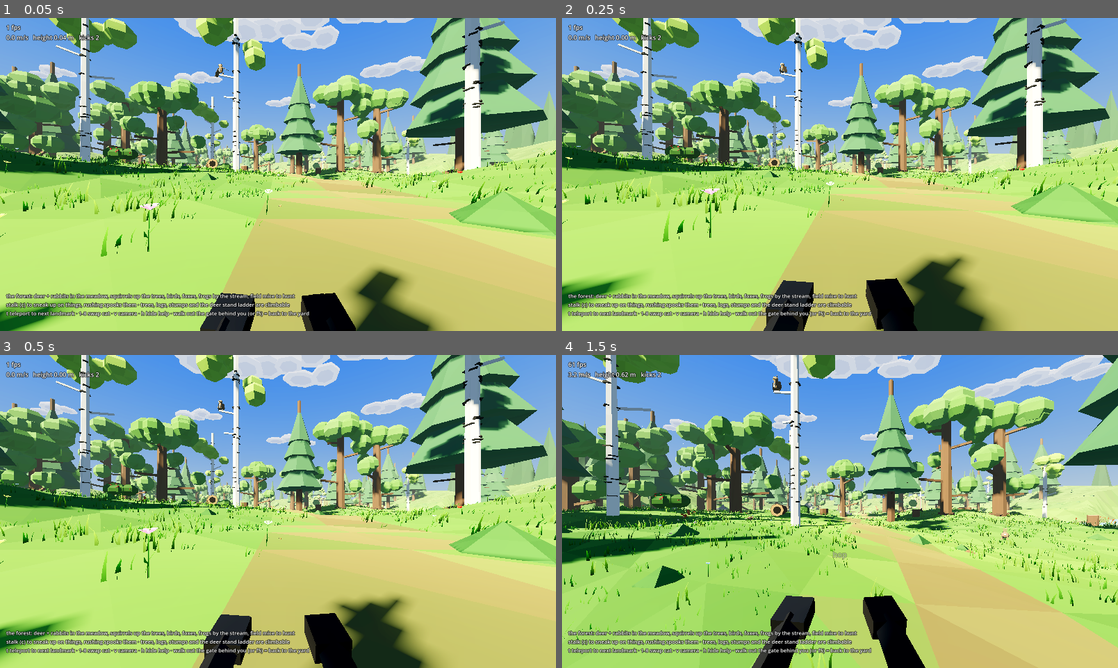
Above: before the commit, frames 1-4 (two rows, left to right).
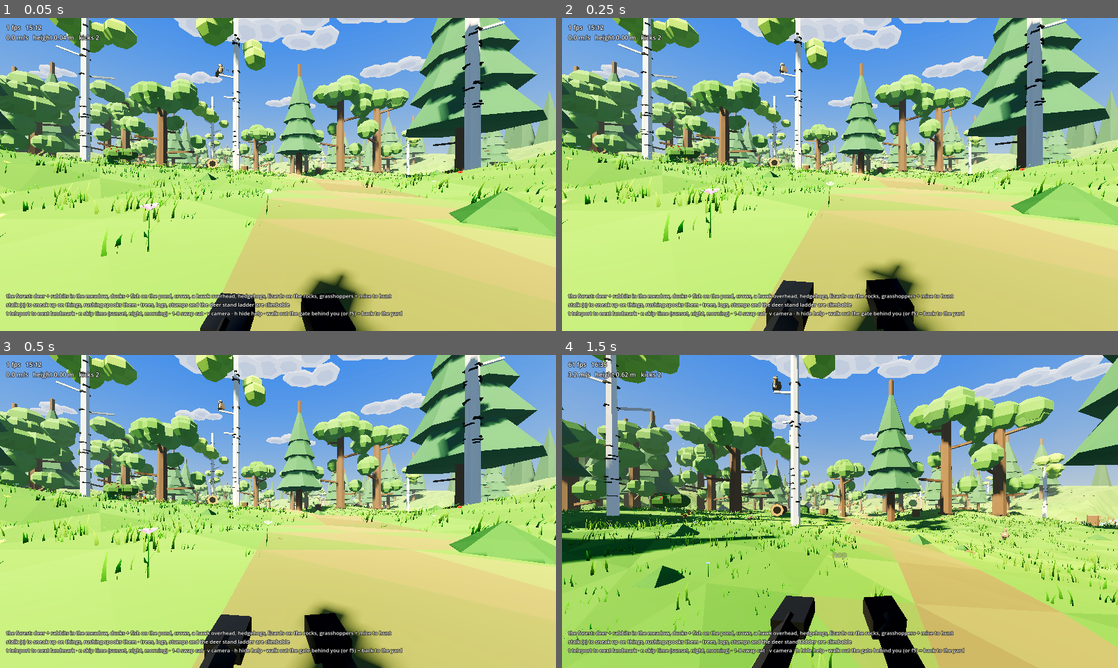
Above: after the commit, the same moments.

Repository: ArthurJClack/catgame
Game: Godot game, scene res://forest.tscn
The game is run twice, just before and just after one commit, with the same random seed, the same clock (stepped at 60 frames per second) and the same inputs. This scene is started directly instead of the project's main scene.
Inputs (mouse positions are in pixels of both pictures, inside the frame that each line leads up to):
- Up to frame 1 (0.05 s): no input
- Up to frame 2 (0.25 s): no input
- Up to frame 3 (0.5 s): no input
- Up to frame 4 (1.5 s): tap Enter at 0.5 s; move the mouse to (867, 511) at 0.52 s; hold F 0.53-1.28 s; hold W from 0.53 s (still down); tap N at 0.6 s; click (867, 511) at 0.67 s; tap Space at 0.77, 1.07 s; move the mouse to (812, 511) at 1.27 s; tap F at 1.35 s

The runs differ from the first frame. In frame 1, 12% of the frame differs, in the area x 0-100%, y 0-100%; in frame 2, 13%; in frame 3, 12%; in frame 4, 1.8%.

Commit message:
round 3: time of day cycle, night life (fireflies, moths, owls, bats), roosting birds
Co-Authored-By: Claude Fable 5.2 <noreply@anthropic.com>
Claude-Session: https://claude.ai/code/session_01UDbNaJuv8ak6NRk5ww9SuW

Diff:
--- a/scripts/atmos.gd
+++ b/scripts/atmos.gd
@@ -45,21 +45,23 @@
 
 ## time of day keyframes: hour, sky top, horizon, sun colour, sun energy, ambient colour, ambient energy, fog colour, stars
 const KEYS := [
-	[0.0, Color(0.012, 0.02, 0.055), Color(0.04, 0.06, 0.11), Color(0.55, 0.65, 1.0), 0.22, Color(0.22, 0.3, 0.5), 0.3, Color(0.04, 0.06, 0.1), 1.0],
-	[4.6, Color(0.02, 0.03, 0.08), Color(0.07, 0.09, 0.15), Color(0.55, 0.65, 1.0), 0.22, Color(0.22, 0.3, 0.5), 0.3, Color(0.05, 0.07, 0.12), 1.0],
+	[0.0, Color(0.012, 0.02, 0.055), Color(0.04, 0.06, 0.11), Color(0.55, 0.65, 1.0), 0.22, Color(0.24, 0.33, 0.55), 0.42, Color(0.04, 0.06, 0.1), 1.0],
+	[4.6, Color(0.02, 0.03, 0.08), Color(0.07, 0.09, 0.15), Color(0.55, 0.65, 1.0), 0.22, Color(0.24, 0.33, 0.55), 0.42, Color(0.05, 0.07, 0.12), 1.0],
 	[6.0, Color(0.2, 0.3, 0.55), Color(0.95, 0.6, 0.4), Color(1.0, 0.55, 0.3), 0.7, Color(0.5, 0.5, 0.62), 0.34, Color(0.75, 0.6, 0.55), 0.15],
 	[7.5, Color(0.25, 0.45, 0.8), Color(0.85, 0.8, 0.7), Color(1.0, 0.8, 0.58), 1.5, Color(0.56, 0.66, 0.78), 0.33, Color(0.78, 0.8, 0.76), 0.0],
 	[12.0, Color(0.17, 0.4, 0.82), Color(0.68, 0.8, 0.88), Color(1.0, 0.95, 0.84), 1.9, Color(0.55, 0.68, 0.82), 0.36, Color(0.72, 0.82, 0.86), 0.0],
 	[16.5, Color(0.2, 0.42, 0.8), Color(0.78, 0.8, 0.76), Color(1.0, 0.88, 0.66), 1.75, Color(0.56, 0.66, 0.8), 0.34, Color(0.78, 0.8, 0.74), 0.0],
-	[18.6, Color(0.22, 0.32, 0.6), Color(1.0, 0.62, 0.32), Color(1.0, 0.58, 0.26), 1.25, Color(0.62, 0.55, 0.6), 0.36, Color(0.9, 0.66, 0.48), 0.0],
-	[19.6, Color(0.1, 0.14, 0.36), Color(0.8, 0.38, 0.3), Color(1.0, 0.42, 0.25), 0.35, Color(0.4, 0.42, 0.62), 0.32, Color(0.42, 0.34, 0.42), 0.35],
-	[20.6, Color(0.02, 0.035, 0.1), Color(0.1, 0.11, 0.2), Color(0.55, 0.65, 1.0), 0.2, Color(0.24, 0.32, 0.52), 0.3, Color(0.06, 0.08, 0.14), 1.0],
-	[24.0, Color(0.012, 0.02, 0.055), Color(0.04, 0.06, 0.11), Color(0.55, 0.65, 1.0), 0.22, Color(0.22, 0.3, 0.5), 0.3, Color(0.04, 0.06, 0.1), 1.0],
+	[18.6, Color(0.22, 0.32, 0.6), Color(1.0, 0.62, 0.32), Color(1.0, 0.58, 0.26), 1.25, Color(0.66, 0.58, 0.6), 0.44, Color(0.9, 0.66, 0.48), 0.0],
+	[19.6, Color(0.1, 0.14, 0.36), Color(0.8, 0.38, 0.3), Color(1.0, 0.42, 0.25), 0.35, Color(0.6, 0.48, 0.6), 0.5, Color(0.42, 0.34, 0.42), 0.35],
+	[20.6, Color(0.02, 0.035, 0.1), Color(0.1, 0.11, 0.2), Color(0.55, 0.65, 1.0), 0.2, Color(0.24, 0.33, 0.55), 0.42, Color(0.06, 0.08, 0.14), 1.0],
+	[24.0, Color(0.012, 0.02, 0.055), Color(0.04, 0.06, 0.11), Color(0.55, 0.65, 1.0), 0.22, Color(0.24, 0.33, 0.55), 0.42, Color(0.04, 0.06, 0.1), 1.0],
 ]
 
 var hour := 15.2
 ## game hours per real second. 0 = frozen
 var day_speed := 0.0
+## hours still to fast-forward (set by a time skip)
+var skip := 0.0
 var env: Environment
 var sun: DirectionalLight3D
 var sky_mat: ShaderMaterial
@@ -248,8 +250,8 @@
 
 
 func _sun_dir() -> Vector3:
-	# sun rises in the east (+x), tops out leaning south (+z), sets west. 6h = horizon
-	var a := (hour - 6.0) / 12.0 * PI
+	# sun rises in the east (+x) at 5:30, tops out leaning south (+z), sets west at 20:00
+	var a := (hour - 5.5) / 14.5 * PI
 	return Vector3(cos(a) * 0.82, sin(a), 0.45 * maxf(sin(a), -0.2) + 0.25).normalized()
 
 
@@ -294,17 +296,23 @@
 	env.fog_light_color = fc
 	env.fog_density = fog_density * (1.0 + (1.0 - daylight()) * 0.8)
 	env.volumetric_fog_density = lerpf(0.003, 0.006, daylight())
-	var cl := Color(0.14, 0.17, 0.26).lerp(Color.WHITE, daylight())
-	# sunset paints the clouds
-	cl = cl.lerp(Color(1.0, 0.72, 0.55), clampf(1.0 - absf(sd.y) / 0.25, 0.0, 1.0) * 0.55 * daylight())
+	# sunset paints the clouds, night leaves them as dark shapes against the stars
+	var low := clampf(1.0 - absf(sd.y - 0.05) / 0.3, 0.0, 1.0)
+	var cl := Color(0.1, 0.12, 0.2).lerp(Color.WHITE.lerp(Color(1.0, 0.66, 0.5), low * 0.75), clampf((sd.y + 0.12) / 0.2, 0.0, 1.0))
 	cloud_mat.albedo_color = cl
 	motes.emitting = daylight() > 0.3
 	(motes.mesh as QuadMesh).material.albedo_color = Color(1.0, 0.97, 0.8) * (0.5 + 0.9 * daylight())
 
 
 func _process(dt: float) -> void:
-	if day_speed != 0.0:
-		hour = fposmod(hour + day_speed * dt, 24.0)
+	if skip > 0.0:
+		# time skip: the sky wheels round quickly instead of jumping
+		var step := minf(skip, dt * 1.6)
+		skip -= step
+		hour = fposmod(hour + step, 24.0)
+	elif day_speed != 0.0:
+		# nights pass twice as fast as days
+		hour = fposmod(hour + day_speed * dt * (2.0 if is_night() else 1.0), 24.0)
 	if absf(hour - _applied) > 0.004:
 		apply_time()
 	for c in clouds:
--- a/scripts/fauna.gd
+++ b/scripts/fauna.gd
@@ -1138,6 +1138,27 @@
 		body.rotation.z = clampf(-vel.cross(Vector3.UP).dot(want - vel) * 0.02, -0.7, 0.7)
 
 
+## day animals at night: songbirds go up to roost and stay there, butterflies tuck away
+static func night_shift(list: Array) -> void:
+	if atmos == null:
+		return
+	var night := atmos.is_night()
+	for c in list:
+		var cr := c as Critter
+		if cr == null or cr.caught:
+			continue
+		if cr.kind == "butterfly":
+			cr.visible = not night
+		elif cr.kind == "bird" and night:
+			if cr.state in ["idle", "peck", "hop"]:
+				cr._hushed = true
+				var a := cr.rng.randf() * TAU
+				cr._fly_to_perch([99.0, 0.0, false, 0.0, Vector3(cos(a), 0, sin(a))])
+				cr._hushed = false
+			elif cr.state == "perched":
+				cr.state_t = maxf(cr.state_t, 6.0)
+
+
 # ------------------------------------------------------------------ spawning
 static func spawn_all(parent: Node3D, sky: Atmos = null) -> Array:
 	atmos = sky
--- a/scripts/forest_main.gd
+++ b/scripts/forest_main.gd
@@ -20,6 +20,7 @@
 var atmos: Atmos
 var water: Water
 var swarms: Array = []
+var _shift_t := 0.0
 
 
 func _ready() -> void:
@@ -81,6 +82,9 @@
 	if hi >= 0:
 		atmos.hour = float(OS.get_cmdline_user_args()[hi + 1])
 		atmos.apply_time()
+	else:
+		# a full day takes about half an hour of play
+		atmos.day_speed = 0.012
 
 
 ## grass, flowers, reeds, the water surface: everything that dresses the bare level
@@ -142,7 +146,7 @@
 	help_label.offset_top = -112
 	help_label.offset_left = 18
 	_style(help_label, 15)
-	help_label.text = "the forest: deer + rabbits in the meadow, squirrels up the trees, birds, foxes, frogs by the stream, field mice to hunt\nstalk (c) to sneak up on things, rushing spooks them · trees, logs, stumps and the deer stand ladder are climbable\nt teleport to next landmark · 1-8 swap cat · v camera · h hide help · walk out the gate behind you (or f5) = back to the yard"
+	help_label.text = "the forest: deer + rabbits in the meadow, ducks + fish on the pond, crows, a hawk overhead, hedgehogs, lizards on the rocks, grasshoppers + mice to hunt\nstalk (c) to sneak up on things, rushing spooks them · trees, logs, stumps and the deer stand ladder are climbable\nt teleport to next landmark · n skip time (sunset, night, morning) · 1-8 swap cat · v camera · h hide help · walk out the gate behind you (or f5) = back to the yard"
 	hud.add_child(help_label)
 	var ch := ColorRect.new()
 	ch.mouse_filter = Control.MOUSE_FILTER_IGNORE
@@ -180,6 +184,11 @@
 			player.last_event_t = 0.0
 		KEY_H:
 			help_label.visible = not help_label.visible
+		KEY_N:
+			# skip ahead: afternoon -> sunset -> night -> morning
+			atmos.skip = 3.0
+			player.last_event = "time passes..."
+			player.last_event_t = 0.0
 		KEY_F5, KEY_TAB:
 			_go_home()
 
@@ -292,6 +301,12 @@
 
 func _process(dt: float) -> void:
 	t += dt
+	_shift_t -= dt
+	if _shift_t < 0.0:
+		_shift_t = 2.0
+		Fauna.night_shift(critters)
+		if water and atmos:
+			water.set_sky(atmos.sky_mat.get_shader_parameter("horizon"))
 	if _watch != null:
 		_watch_cam(dt)
 		return
@@ -315,7 +330,7 @@
 		if dd < best:
 			best = dd
 			near = "%s nearby (%s)" % [cr.kind, cr.state]
-	hud_label.text = "%d fps\n%.1f m/s   height %.2f m   kicks %d\n%s" % [Engine.get_frames_per_second(), hs, player.global_position.y - ForestLevel.height(player.global_position.x, player.global_position.z), player.kicks_left, near]
+	hud_label.text = "%d fps   %02d:%02d\n%.1f m/s   height %.2f m   kicks %d\n%s" % [Engine.get_frames_per_second(), int(atmos.hour), int(fmod(atmos.hour, 1.0) * 60.0), hs, player.global_position.y - ForestLevel.height(player.global_position.x, player.global_position.z), player.kicks_left, near]
 	if player.last_event_t < 1.2:
 		event_label.text = player.last_event
 		event_label.modulate.a = 1.0 - player.last_event_t / 1.2
--- a/scripts/swarms.gd
+++ b/scripts/swarms.gd
@@ -79,7 +79,7 @@
 			mmi.visibility_range_end = 7.0
 		"fireflies", "moths":
 			var q := BoxMesh.new()
-			q.size = Vector3.ONE * (0.012 if kind == "fireflies" else 0.02)
+			q.size = Vector3.ONE * (0.04 if kind == "fireflies" else 0.02)
 			mm.mesh = q if kind == "fireflies" else _bug_mesh(Color(0.85, 0.82, 0.75), Color(0.6, 0.55, 0.5), Color(0.92, 0.9, 0.85), 2.2)
 			if kind == "fireflies":
 				mat.shading_mode = BaseMaterial3D.SHADING_MODE_UNSHADED
@@ -149,7 +149,7 @@
 
 
 func _fly_spot() -> Vector3:
-	var p := home + Vector3(rng.randf_range(-11, 11), 0, rng.randf_range(-11, 11))
+	var p := home + Vector3(rng.randf_range(-9, 9), 0, rng.randf_range(-9, 9))
 	p.x = clampf(p.x, -34, 34)
 	p.z = clampf(p.z, -34, 34)
 	p.y = maxf(ForestLevel.height(p.x, p.z), ForestLevel.WATER_Y) + rng.randf_range(0.12, 1.3)
@@ -365,10 +365,10 @@
 		vel[i] = vel[i].lerp(want, 1.0 - exp(-2.0 * dt))
 		pos[i] += vel[i] * dt
 		# the flash: a quick rise, a slow fade, then dark for a few seconds, each on its own clock
-		var ph := fposmod(t * aux2[i] + aux[i], 3.6)
+		var ph := fposmod(t * aux2[i] + aux[i], 2.6)
 		var glow := smoothstep(0.0, 0.15, ph) * (1.0 - smoothstep(0.3, 1.1, ph))
-		mm.set_instance_color(i, Color(0.75, 1.0, 0.25) * (0.06 + glow * 3.2) * on)
-		mm.set_instance_transform(i, Transform3D(Basis().scaled(Vector3.ONE * (0.6 + glow * 0.9)), pos[i]))
+		mm.set_instance_color(i, Color(0.5, 1.0, 0.1) * (0.12 + glow * 1.5) * on)
+		mm.set_instance_transform(i, Transform3D(Basis().scaled(Vector3.ONE * (0.45 + glow * 0.9)), pos[i]))
 
 
 func _moths(dt: float, cp: Vector3) -> void:
@@ -422,7 +422,7 @@
 	add.call("bees", 10 if web else 18, Vector3(m.x, ForestLevel.height(m.x, m.y), m.y))
 	add.call("ants", 46, ForestLevel.ground(2.6, 26.5))
 	add.call("ants", 46, ForestLevel.ground(m.x - 5.0, m.y + 3.0))
-	add.call("fireflies", 30 if web else 50, Vector3(m.x, ForestLevel.height(m.x, m.y), m.y))
+	add.call("fireflies", 34 if web else 70, Vector3(m.x, ForestLevel.height(m.x, m.y), m.y))
 	add.call("fireflies", 24 if web else 40, ForestLevel.ground(2.0, 22.0))
 	add.call("fireflies", 20 if web else 36, ForestLevel.ground(pond.x - 4.0, pond.y + 2.0))
 	add.call("moths", 14, Vector3(m.x, ForestLevel.height(m.x, m.y), m.y))
